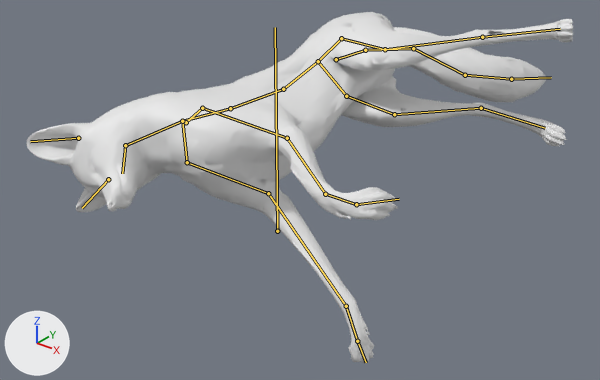
One commit to the glTF model 42/media/models_X/Skinned/KWC_Fox.glb: the scene before it, then after it.
The view is the same before and after, from a camera (50 mm lens) standing at (0.604, -0.71, 0.51) and looking at (0.125, -0.112, 0.139). The lights are fixed; the arrows at lower left show +X, +Y and +Z. The first picture is the older version. Both versions are drawn at frame 0 of the action 'Rac_Dead'; the numbers are the values there. The bones that change, and the others that lie on the model, are drawn over the model as lines.

In view in the first picture: 'output_unwrapped'.
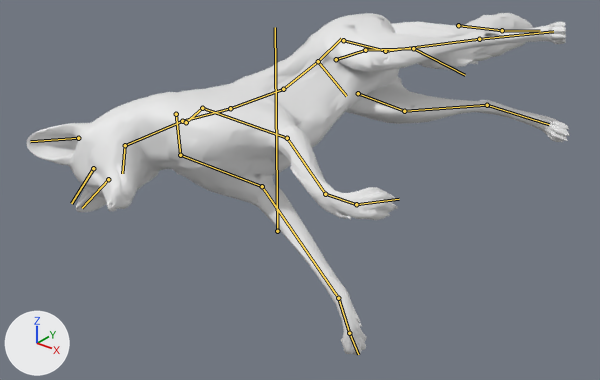
Changed parts and their boxes [x1, y1, x2, y2] in the pictures (600 x 380 px):
'output_unwrapped', posed: before [27, 12, 573, 363]; after [27, 13, 570, 355]
bone 'thigh.b.l', root to tip: before (341, 38) to (385, 49); after (343, 40) to (385, 51)
bone 'thigh.b.r', root to tip: before (346, 96) to (394, 114); after (358, 93) to (404, 111)
bone 'shoulder.r', root to tip: before (182, 121) to (187, 162); after (176, 114) to (180, 155)
bone 'tail04', root to tip: before (465, 75) to (511, 79); after (458, 25) to (502, 30)

What the commit changed:
Bone 'thigh.b.l' (bone_thigh_b_l) moves from (0.0, 0.0, 0.0) to (0.013, -0.014, -0.027).
Bone 'thigh.b.r' (bone_thigh_b_r) moves from (0.0, 0.0, 0.0) to (0.01, -0.004, -0.035).
Bone 'shoulder.r' (bone_shoulder_r) moves from (0.0, 0.0, 0.0) to (0.0, -0.009, -0.003).
Bone 'tail04' (bone_tail04) moves from (0.0, 0.0, 0.0) to (-0.082, -0.016, -0.031).
